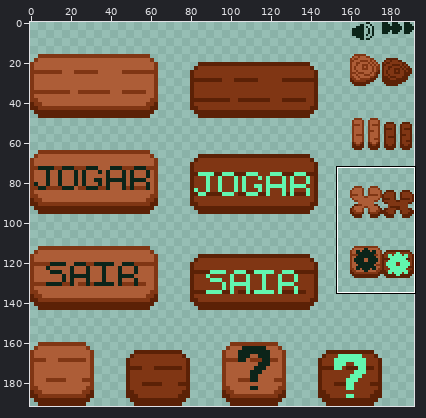
File history of a pixel-art file, Aseprite/UI/Buttons.aseprite. The picture above shows the old version from afar; the outline marks the close-up.
Close-up. First the earlier version:
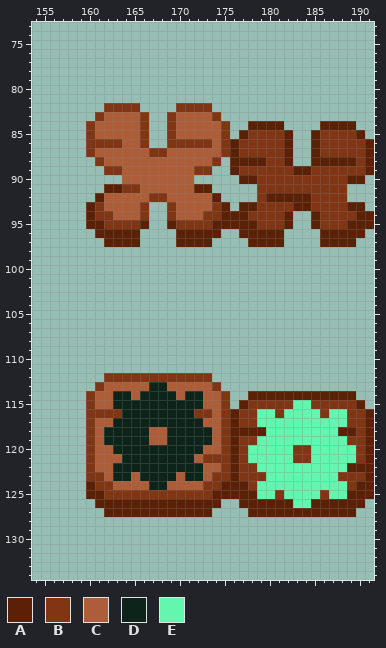
192x192 pixels, 1 frame. Shown: x 154..191, y 73..134. The commit also changed other parts of the picture, which this record leaves out.
Palette (. is transparent): A #5b2106  B #803614  C #ad5d37  D #0c2419  E #62f6af
Once edited:
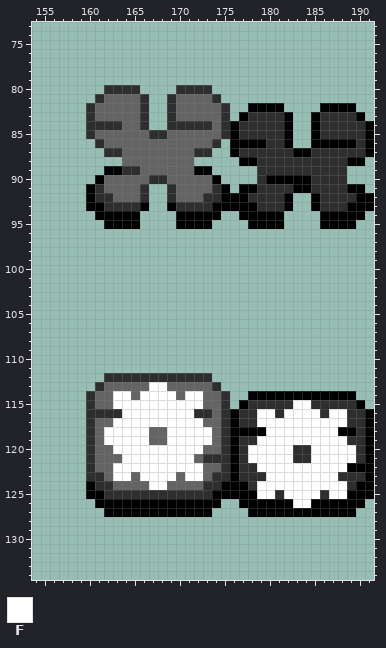
Colours new in this view: F #ffffff
The edit:
colour A: #5b2106 -> #000000
colour B: #803614 -> #2e2e2e
colour C: #ad5d37 -> #646464
y 80: x 162..165 .... -> BBBB; x 170..173 .... -> BBBB
y 81: x 161..166 ...... -> BCCCCB; x 169..174 ...... -> BCCCCB
y 82: x 160..166 ..BBBB. -> BCCCCCB; x 169..175 .BBBB.. -> BCCCCCB; x 178..181 .... -> AAAA; x 186..189 .... -> AAAA
y 83: x 160..161 .B -> BC; x 174..175 B. -> CB; x 177..182 ...... -> ABBBBA; x 185..190 ...... -> ABBBBA
y 84: x 161..163 CCC -> BBB; x 170..173 CCCC -> BBBB; x 176..182 ..AAAA. -> ABBBBBA; x 185..191 .AAAA.. -> ABBBBBA
y 85: x 166..169 B..B -> CBBC; x 176..177 .A -> AB; x 190..191 A. -> BA
y 86: x 160 B -> .; x 162..163 BB -> CC; x 166..175 B..BBBBBCB -> CCCCCCCCB.; x 177..179 BBB -> AAA; x 186..189 BBBB -> AAAA
y 87: x 160..163 BCCC -> ..BB; x 167..168 BB -> CC; x 172..175 CCCB -> BB..; x 182..185 A..A -> BAAB
y 88: x 161..163 BCC -> ...; x 172..174 CCB -> ...; x 176 A -> .; x 179 A -> B; x 182..188 A..AAAA -> BBBBBBB; x 190..191 BA -> A.
y 89: x 162..165 BBCC -> AABB; x 172..173 BB -> AA; x 176..178 ABB -> ...; x 183..184 AA -> BB; x 189..191 BBA -> ...
y 90: x 161..163 ... -> ACC; x 167..168 CC -> BB; x 172..174 ... -> CCA; x 177..178 AA -> ..; x 180..184 BBBBB -> AAAAA; x 189..190 AA -> ..
y 91: x 160..169 ..AABBCCCC -> ABCCCCB..B; x 172..175 AA.. -> CCBA; x 177..178 .. -> AA; x 183..184 BB -> AA; x 189..190 .. -> AA
y 92: x 160..162 .AC -> ABB; x 166..169 CBBC -> B..B; x 173..178 CA.... -> BBAAAB; x 180..181 AA -> BB; x 183..185 AAB -> ..A; x 189..191 ... -> BAA
y 93: x 161..166 BCCCCB -> ABBBBA; x 169..174 BCCCCB -> ABBBBA; x 176 . -> A; x 182..185 BAAB -> A..A; x 191 . -> A
y 94: x 160..166 ABBCCCB -> .AAAAA.; x 169..176 BCCCBBAA -> .AAAAA..; x 178..182 BBBBA -> AAAA.; x 185..189 ABBBB -> .AAAA; x 191 A -> .
y 95: x 160..166 AABBBBA -> ..AAAA.; x 169..177 ABBBBAAAA -> .AAAA....; x 179..182 BBBA -> AAA.; x 185..188 ABBB -> .AAA; x 190..191 AA -> ..
y 96: x 161..165 AAAAA -> .....; x 170..174 AAAAA -> .....; x 177..181 AAAAA -> .....; x 186..190 AAAAA -> .....
y 97: x 162..165 AAAA -> ....; x 170..173 AAAA -> ....; x 178..181 AAAA -> ....; x 186..189 AAAA -> ....
y 113: x 167..168 DD -> FF
y 114: x 163..164 DD -> FF; x 166..169 DDDD -> FFFF; x 171..172 DD -> FF
y 115: x 163..172 DDDDDDDDDD -> FFFFFFFFFF; x 183..184 EE -> FF
y 116: x 164..171 DDDDDDDD -> FFFFFFFF; x 179..180 EE -> FF; x 182..185 EEEE -> FFFF; x 187..188 EE -> FF
y 117: x 163..172 DDDDDDDDDD -> FFFFFFFFFF; x 179..188 EEEEEEEEEE -> FFFFFFFFFF
y 118: x 162..166 DDDDD -> FFFFF; x 169..173 DDDDD -> FFFFF; x 180..187 EEEEEEEE -> FFFFFFFF
y 119: x 162..166 DDDDD -> FFFFF; x 169..173 DDDDD -> FFFFF; x 179..188 EEEEEEEEEE -> FFFFFFFFFF
y 120: x 163..172 DDDDDDDDDD -> FFFFFFFFFF; x 178..182 EEEEE -> FFFFF; x 185..189 EEEEE -> FFFFF
y 121: x 164..171 DDDDDDDD -> FFFFFFFF; x 178..182 EEEEE -> FFFFF; x 185..189 EEEEE -> FFFFF
y 122: x 163..172 DDDDDDDDDD -> FFFFFFFFFF; x 179..188 EEEEEEEEEE -> FFFFFFFFFF
y 123: x 163..164 DD -> FF; x 166..169 DDDD -> FFFF; x 171..172 DD -> FF; x 180..187 EEEEEEEE -> FFFFFFFF
y 124: x 167..168 DD -> FF; x 179..188 EEEEEEEEEE -> FFFFFFFFFF
y 125: x 179..180 EE -> FF; x 182..185 EEEE -> FFFF; x 187..188 EE -> FF
y 126: x 183..184 EE -> FF
Where, in picture pixels (left, top, right, bottom), the same in both close-ups:
changed: (86, 85, 374, 247)
changed: (86, 373, 374, 517)
